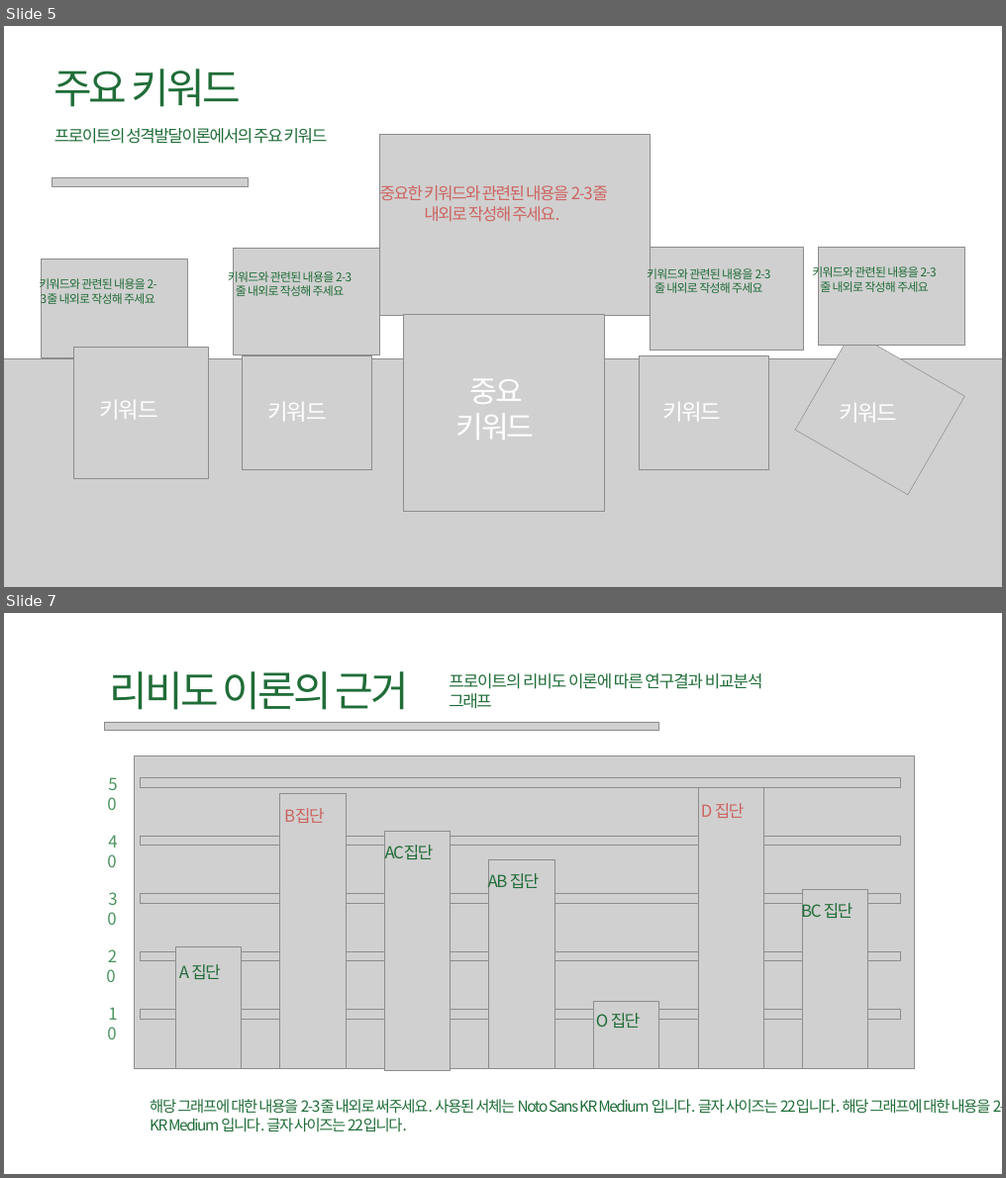
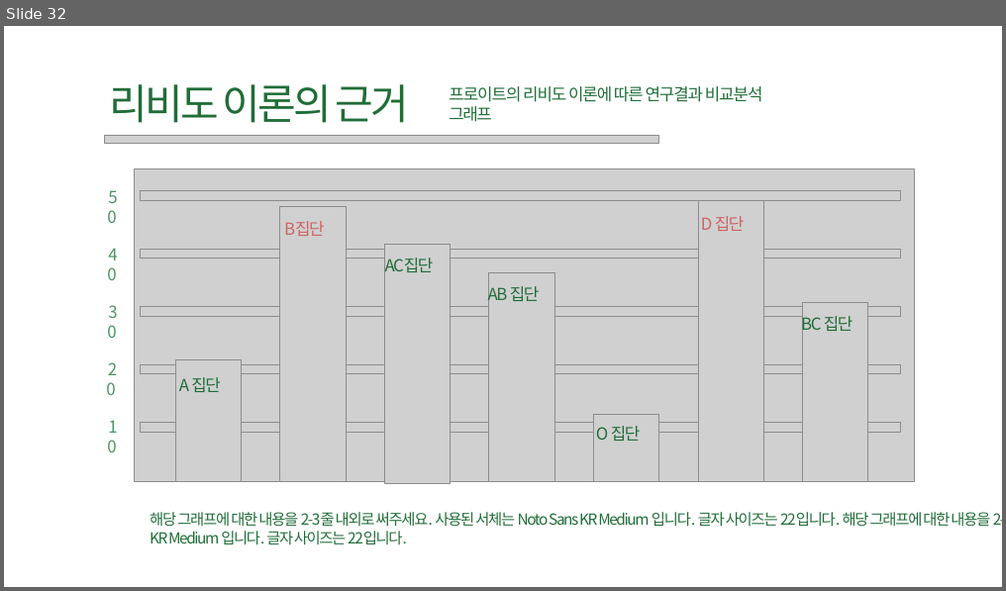
Before and after one commit to hanYijin/portfolio_2021, a slide deck: smartForm.pptx. Shown one above the other, each under a label of ours: slides 5 and 7 before the commit, slide 32 after it; the slides between them are not shown. The pictures are 1006x1178 and 1006x591 pixels, drawn with LibreOffice and Linux fonts; fonts in the diff are those of the drawing; grey boxes stand for pictures. Boxes give left, top, right and bottom in pixels: in the first picture for what was removed or moved away, otherwise in the second. Text is boxed around its words. In the diff, an @@ line names an element or a change of style, - is before the commit and + after.

```diff
--- a/smartForm.pptx
+++ b/smartForm.pptx
@@ slide 5 removed at (x1=4, y1=26, x2=1002, y2=587), background #FFFFFF @@
@@ text removed at (x1=54, y1=69, x2=240, y2=107) @@
-주요 키워드
@@ text removed at (x1=54, y1=128, x2=328, y2=144) @@
-프로이트의 성격발달이론에서의 주요 키워드
@@ picture removed at (x1=380, y1=135, x2=649, y2=315) @@
@@ picture removed at (x1=52, y1=178, x2=248, y2=187) @@
@@ text removed at (x1=380, y1=185, x2=608, y2=221) @@
-중요한 키워드와 관련된 내용을 2-3줄 내외로 작성해 주세요.
@@ picture removed at (x1=41, y1=260, x2=187, y2=358) @@
@@ picture removed at (x1=233, y1=249, x2=380, y2=355) @@
@@ picture removed at (x1=649, y1=247, x2=804, y2=351) @@
@@ picture removed at (x1=819, y1=247, x2=965, y2=346) @@
@@ text removed at (x1=39, y1=276, x2=157, y2=306) @@
-키워드와 관련된 내용을 2-3줄 내외로 작성해 주세요
@@ text removed at (x1=228, y1=269, x2=351, y2=296) @@
-키워드와 관련된 내용을 2-3줄 내외로 작성해 주세요
@@ text removed at (x1=647, y1=266, x2=771, y2=293) @@
-키워드와 관련된 내용을 2-3줄 내외로 작성해 주세요
@@ text removed at (x1=812, y1=265, x2=937, y2=292) @@
-키워드와 관련된 내용을 2-3줄 내외로 작성해 주세요
@@ picture removed at (x1=403, y1=315, x2=605, y2=511) @@
@@ picture removed at (x1=73, y1=348, x2=208, y2=479) @@
@@ picture removed at (x1=795, y1=331, x2=964, y2=495) @@
@@ picture removed at (x1=4, y1=359, x2=1002, y2=587) @@
@@ picture removed at (x1=242, y1=357, x2=371, y2=471) @@
@@ text removed at (x1=456, y1=379, x2=535, y2=440) @@
-중요 키워드
@@ picture removed at (x1=639, y1=357, x2=769, y2=471) @@
@@ text removed at (x1=100, y1=400, x2=158, y2=419) @@
-키워드
@@ text removed at (x1=268, y1=402, x2=327, y2=421) @@
-키워드
@@ text removed at (x1=662, y1=402, x2=721, y2=421) @@
-키워드
@@ text removed at (x1=839, y1=403, x2=897, y2=422) @@
-키워드
@@ what was slide 7 is now slide 32 @@
```
Also in this commit, not shown: 30 slides added, 6 other slides removed, 1 other file.
